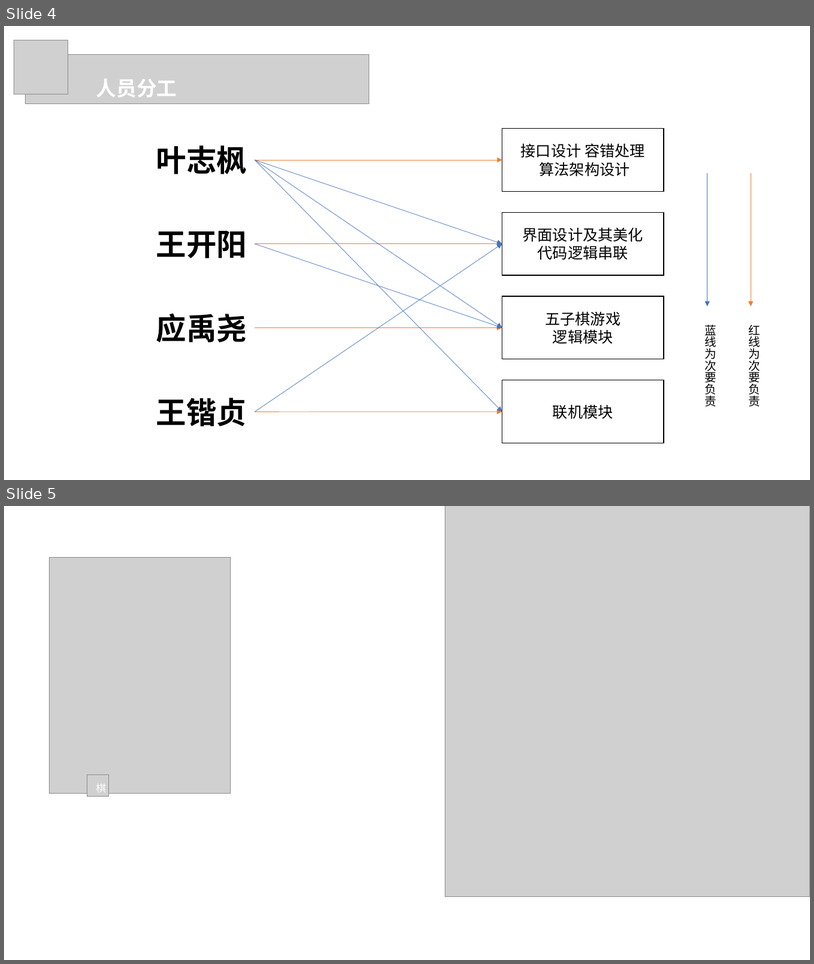
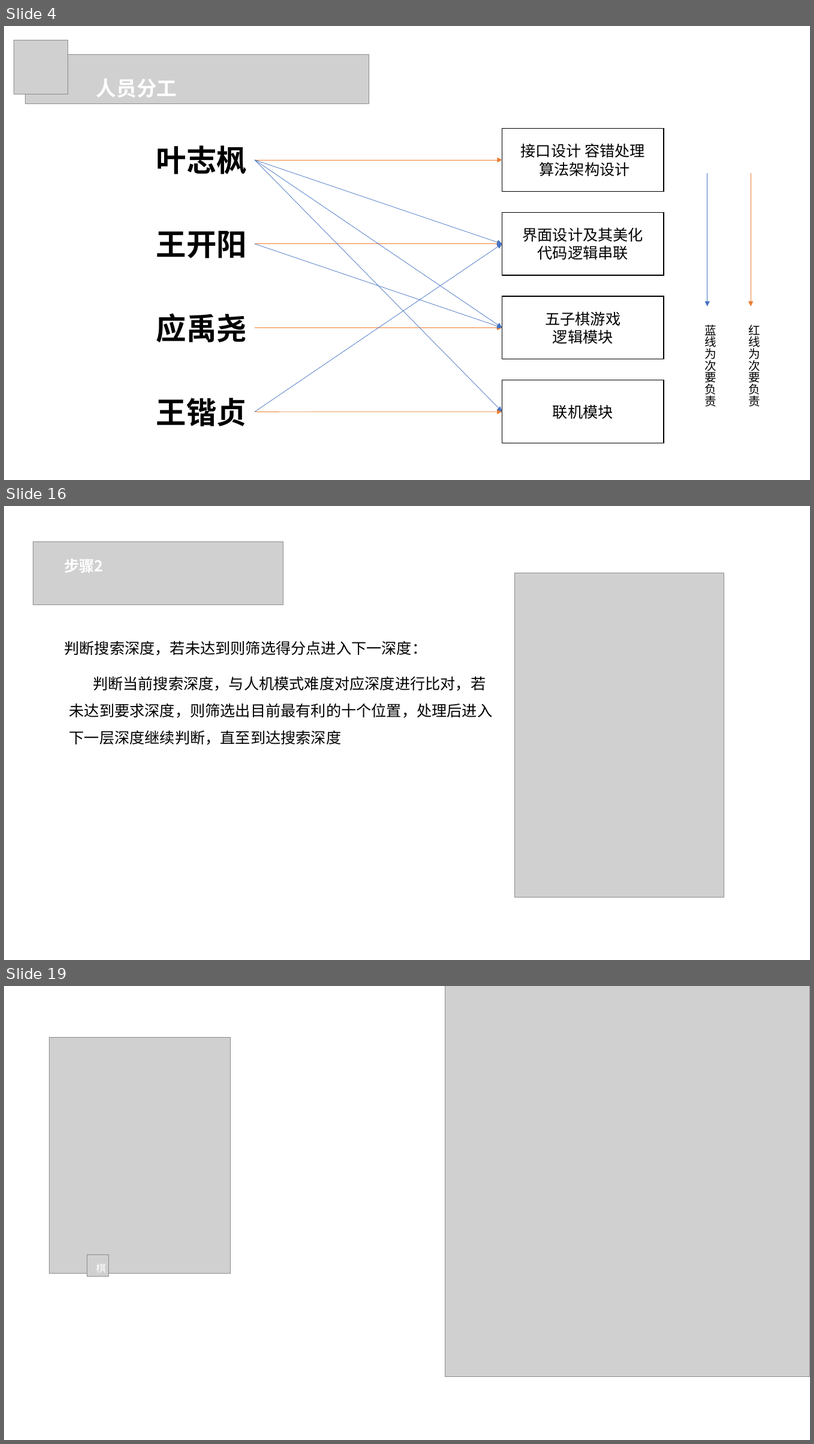
Before and after one commit to IPCHIFUNG/Gobang, a slide deck: doc/五子棋项目演示PPT.pptx. Shown one above the other, each under a label of ours: slides 4 and 5 before the commit, slides 4, 16 and 19 after it; the slides between them are not shown. The pictures are 814x964 and 814x1444 pixels, drawn with LibreOffice and Linux fonts; fonts in the diff are those of the drawing; grey boxes stand for pictures. Boxes give left, top, right and bottom in pixels: in the first picture for what was removed or moved away, otherwise in the second. Text is boxed around its words. In the diff, an @@ line names an element or a change of style, - is before the commit and + after.

```diff
--- a/doc/五子棋项目演示PPT.pptx
+++ b/doc/五子棋项目演示PPT.pptx
@@ slide 16 added at box(4, 506, 810, 960), background #FFFFFF @@
@@ picture added at box(33, 541, 284, 605) @@
@@ text added at box(65, 559, 104, 573), 18 pt, text #FFFFFF, bold @@
+步骤2
@@ picture added at box(515, 573, 725, 897) @@
@@ text added at box(65, 640, 428, 655), 18 pt, text #000000 @@
+判断搜索深度，若未达到则筛选得分点进入下一深度：
@@ text added at box(69, 676, 493, 745), 18 pt, text #000000 @@
+判断当前搜索深度，与人机模式难度对应深度进行比对，若未达到要求深度，则筛选出目前最有利的十个位置，处理后进入下一层深度继续判断，直至到达搜索深度
@@ what was slide 5 is now slide 19 @@
```
Also in this commit, not shown: 13 other slides added.
